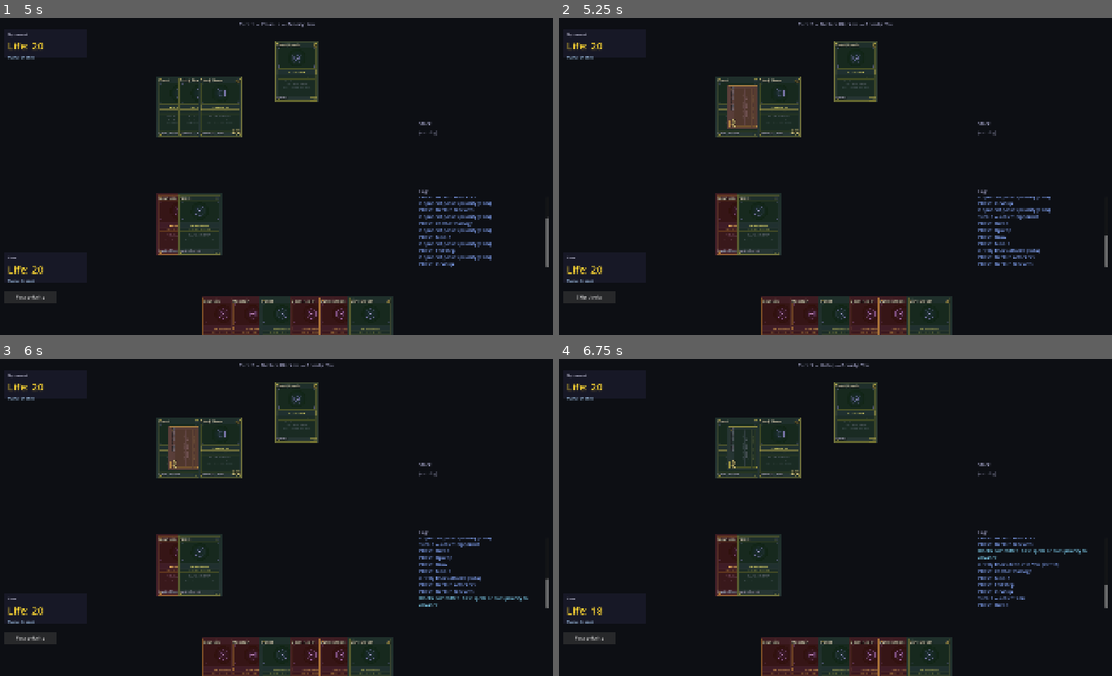
Above: before the commit, frames 1-4 (two rows, left to right).
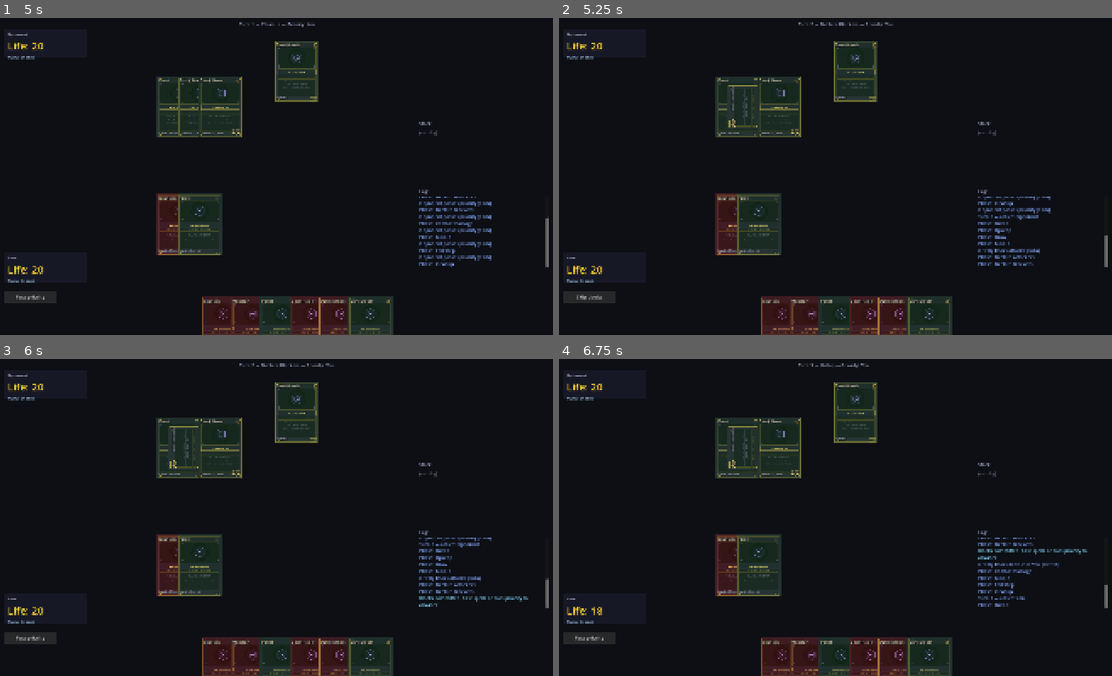
Above: after the commit, the same moments.

Repository: VoeJozzo/Magiclike
Game: Godot game, scene res://scenes/game/game_board.tscn
The game is run twice, just before and just after one commit, with the same random seed, the same clock (stepped at 60 frames per second) and the same inputs.
Inputs:
- Up to frame 1 (5 s): click "Move to combat" at 0.5 s; click "Skip attack" at 1.25 s; click "Continue" at 2 s; click "Continue" at 2.75 s; click "End turn" at 3.5 s; click "Pass priority" at 4.25 s
- Up to frame 2 (5.25 s): click "Pass priority" at 5 s
- Up to frame 3 (6 s): click "Skip blocks" at 5.75 s
- Up to frame 4 (6.75 s): click "Pass priority" at 6.5 s

Frame 1 is identical in both runs. In frame 2, 0.7% of the frame differs, in the area x 30-36%, y 21-35%; in frame 3, 0.7%; in frame 4, nothing differs.

Commit message:
Combat QOL fix: drop unblocked-attacker glow, harden line endpoints
Two fixes from playtest feedback:

1. Attackers no longer glow until a block has been declared on them.
   Previously "unblocked" attackers showed a dim red highlight; per
   request they're now neutral until paired. The dim-red was visually
   noisy when the player was just declaring attacks, before opp had
   even chosen to block (or auto-blocked).

2. Combat lines: switched endpoint computation from
   global_position + size*0.5 to get_global_rect().get_center(), and
   hardcoded combat_lines overlay position/size to (0,0)/(1920,1080)
   instead of relying on PRESET_FULL_RECT anchors. The screenshot
   showed line endpoints landing in empty space rather than on cards;
   most likely cause was anchor-resolution timing leaving the overlay
   at a non-zero global_position, making the local-coord conversion
   (b_center - global_position) shift things off-screen. Hardcoding
   removes that ambiguity.

All three smoke tests still pass.

Co-Authored-By: Claude Opus 4.7 (1M context) <noreply@anthropic.com>

Diff:
--- a/scenes/game/combat_lines.gd
+++ b/scenes/game/combat_lines.gd
@@ -45,11 +45,11 @@
 		var attacker_visual = iid_to_visual.get(attacker_iid)
 		if blocker_visual == null or attacker_visual == null:
 			continue
-		# Card visuals' global_position is the top-left; offset to the center.
-		var b_size: Vector2 = blocker_visual.size
-		var a_size: Vector2 = attacker_visual.size
-		var b_center: Vector2 = blocker_visual.global_position + b_size * 0.5
-		var a_center: Vector2 = attacker_visual.global_position + a_size * 0.5
+		# Use get_global_rect().get_center() — accounts for any transform on
+		# the Control beyond the simple position+size assumption (rotation,
+		# scale, layout-driven sizing) that plain global_position+size/2 misses.
+		var b_center: Vector2 = blocker_visual.get_global_rect().get_center()
+		var a_center: Vector2 = attacker_visual.get_global_rect().get_center()
 		# Draw in this Control's local coordinates.
 		var b_local: Vector2 = b_center - global_position
 		var a_local: Vector2 = a_center - global_position
--- a/scenes/game/game_board.gd
+++ b/scenes/game/game_board.gd
@@ -135,11 +135,14 @@
 	# of card visuals. Added AFTER CardManager so it renders above the cards
 	# in normal sibling order; z_index also bumped to ensure it stays on top
 	# even when card-framework's hover system elevates a card's z_index.
+	# Hardcoded position/size (rather than anchors) to guarantee global_pos =
+	# (0,0) regardless of parent layout timing.
 	var lines_script := preload("res://scenes/game/combat_lines.gd")
 	_combat_lines = Control.new()
 	_combat_lines.set_script(lines_script)
 	_combat_lines.name = "CombatLines"
-	_combat_lines.anchors_preset = Control.PRESET_FULL_RECT
+	_combat_lines.position = Vector2.ZERO
+	_combat_lines.size = Vector2(1920, 1080)
 	_combat_lines.mouse_filter = Control.MOUSE_FILTER_IGNORE
 	_combat_lines.z_index = 100
 	_combat_lines.set("game_board", self)
@@ -443,9 +446,12 @@
 # Walk attackers + blockers and tag each visual with its combat state.
 # Highlight states (see scenes/card.gd set_combat_highlight):
 #   "pending"   — your creature you've clicked to begin blocking with
-#   "committed" — already paired (either side: blocker or its attacker)
-#   "unblocked" — attacker that no blocker is on
-#   "none"      — clear
+#   "committed" — already paired (either side: blocker or its blocked attacker)
+#   "none"      — clear (includes attackers not yet paired with a blocker)
+#
+# Per playtest feedback: attackers don't glow until a blocker is declared
+# against them. "Unblocked" attackers get no highlight — they're just normal
+# creatures heading for face damage.
 func _apply_combat_highlights(s: EngineState) -> void:
 	# Build the set of attackers that have at least one blocker.
 	var blocked_attackers: Dictionary = {}
@@ -467,8 +473,6 @@
 				state_name = "committed"  # blocker
 			elif blocked_attackers.has(iid):
 				state_name = "committed"  # attacker that's been blocked
-			elif iid in s.attackers:
-				state_name = "unblocked"  # attacker with no blocker
 			else:
 				state_name = "none"
 			visual.set_combat_highlight(state_name)
